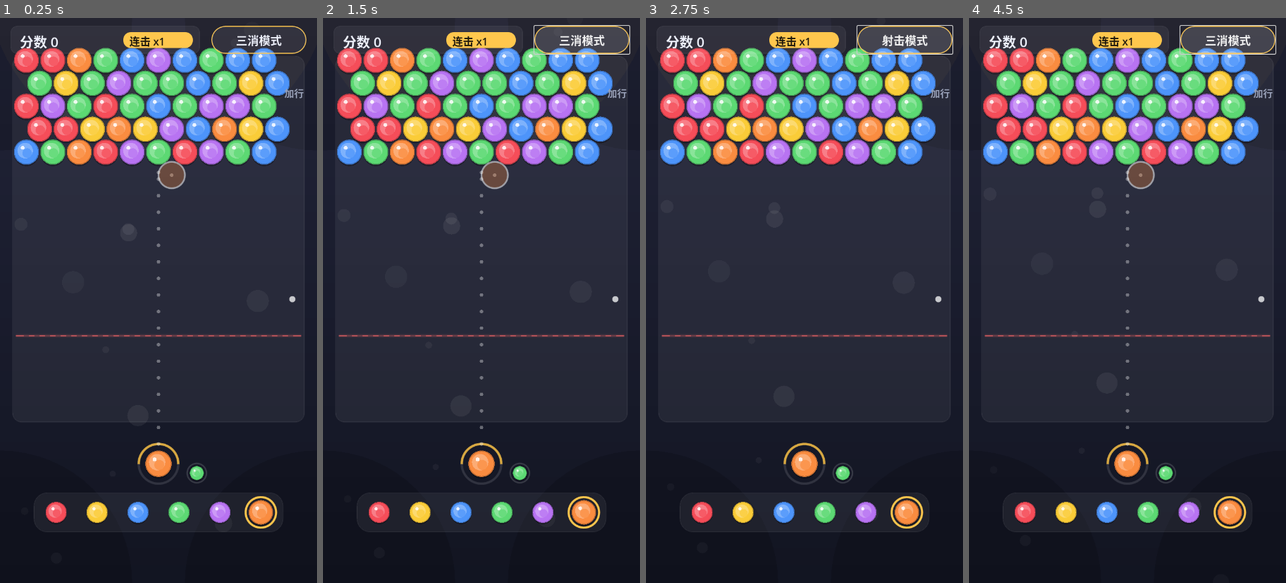
Above: before the commit, frames 1-4 (left to right).
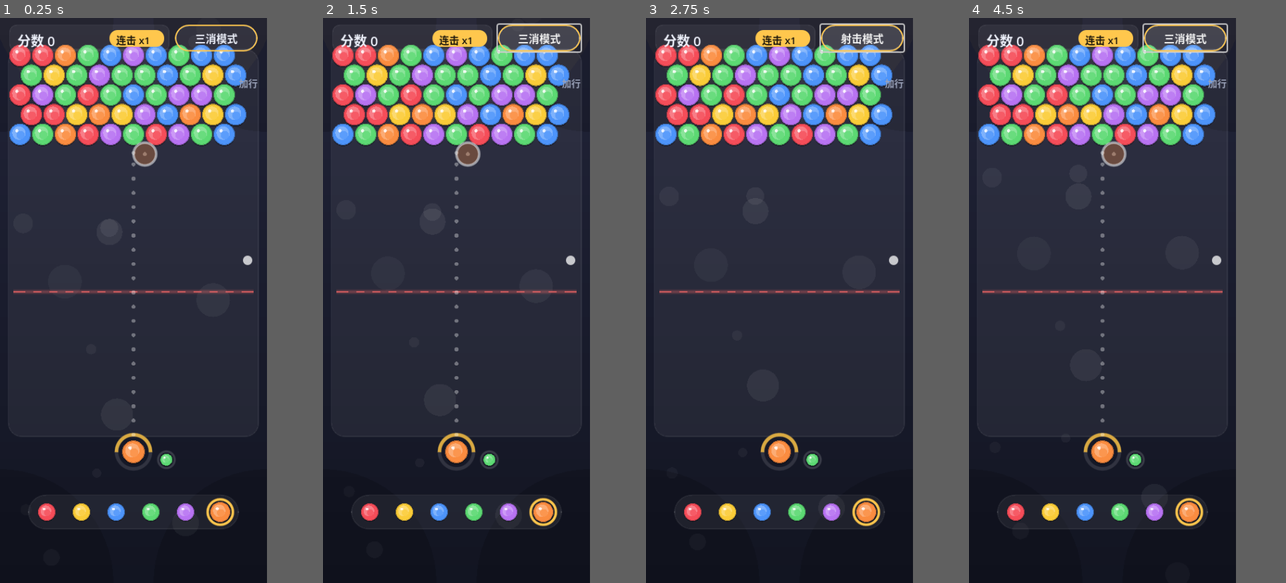
Above: after the commit, the same moments.

Repository: chenpeigen2/WeiXi
Game: Godot game, scene res://src/scenes/main.tscn
Same seed, same stepped clock (60 frames per second), same inputs: the game is played once before the commit and once after it.
Inputs:
- Up to frame 1 (0.25 s): no input
- Up to frame 2 (1.5 s): click "三消模式" at 0.5 s; click "射击模式" at 1.25 s
- Up to frame 3 (2.75 s): click "三消模式" at 2 s
- Up to frame 4 (4.5 s): click "射击模式" at 2.75 s; click "三消模式" at 3.5 s; click "射击模式" at 4.25 s
In our replay, the window is 450x800 before the commit and 379x800 after it. These sizes can differ from the game's own. Grey fills any space a smaller window leaves; there, only what the larger window draws over its background counts as a difference.

The runs differ from the first frame. In frame 1, 29% of the frame differs, in the area x 2-97%, y 1-91%; in frame 2, 29%, in the area x 2-98%, y 0-91%; in frame 3, 29%; in frame 4, 29%.

Commit message:
feat: 手机尺寸界面(400x844) + 顶部隐藏行永久裁剪
- 界面改为 iPhone 逻辑尺寸 400x844, 球半径17, 各组件重排
- board.trim_top_to: 超 MAX_ROWS(17) 时顶行连同球永久移除,
  其余行上移且视觉列保持(错排奇偶换算), TDD测试先行
- 续行/滑杆加行后自动裁剪, 底线同步; 相机容量与MAX_ROWS交叉锁定
- 63测试全绿

Diff:
--- a/project.godot
+++ b/project.godot
@@ -16,8 +16,8 @@
 
 [display]
 
-window/size/viewport_width=720
-window/size/viewport_height=1280
+window/size/viewport_width=400
+window/size/viewport_height=844
 
 [rendering]
 
--- a/src/logic/board.gd
+++ b/src/logic/board.gd
@@ -75,6 +75,22 @@
 		added += EXTEND_CHUNK
 	rows += added
 	return added
+
+
+## 裁剪：总行数超过 max_rows 时，顶部超出的行连同球永久移除，
+## 其余行整体上移（视觉列保持），返回裁掉的行数。
+func trim_top_to(max_rows: int) -> int:
+	var extra := rows - max_rows
+	if extra <= 0:
+		return 0
+	var new_cells := {}
+	for c in cells:
+		if c.y >= extra:
+			var col: int = c.x - HexGrid.q_min(c.y)
+			new_cells[Vector2i(col + HexGrid.q_min(c.y - extra), c.y - extra)] = cells[c]
+	cells = new_cells
+	rows -= extra
+	return extra
 
 
 ## 从 start 出发的相连同色球（含自身）
--- a/src/logic/game.gd
+++ b/src/logic/game.gd
@@ -10,10 +10,11 @@
 
 const WIDTH := 10
 const INITIAL_ROWS := 12
+const MAX_ROWS := 17 # 超过即裁剪顶行（与相机可见容量一致，测试锁定）
 const REFILL_ROWS := 5
 const COLOR_COUNT := 6
 const HINT_THRESHOLD := 10
-const BALL_RADIUS := 30.0
+const BALL_RADIUS := 17.0
 
 var board: RefCounted
 var scorer: RefCounted
@@ -45,10 +46,11 @@
 	current_color = c
 
 
-## 作弊2：行数滑杆，主动向下加 n 行空位
+## 作弊2：行数滑杆，主动向下加 n 行空位（超出上限裁顶行）
 func add_rows(n: int) -> void:
 	board.extend_rows(n)
 	deadline_row += n
+	deadline_row -= board.trim_top_to(MAX_ROWS)
 
 
 ## 射击模式：球吸附到 cell 后的完整结算
@@ -98,3 +100,4 @@
 		board.refill_top(REFILL_ROWS, rng, COLOR_COUNT)
 		mode = Mode.SHOOT
 	deadline_row += board.ensure_space(deadline_row)
+	deadline_row -= board.trim_top_to(MAX_ROWS)
--- a/src/ui/background.gd
+++ b/src/ui/background.gd
@@ -41,8 +41,8 @@
 	# 四角压暗
 	var vignette := Color(0, 0, 0, 0.16)
 	for corner in [Vector2.ZERO, Vector2(Ui.SCREEN_W, 0), Vector2(0, Ui.SCREEN_H), Vector2(Ui.SCREEN_W, Ui.SCREEN_H)]:
-		draw_circle(corner, 300, vignette)
+		draw_circle(corner, 170, vignette)
 	# 顶部微光
 	var glow := Ui.ACCENT
 	glow.a = 0.035
-	draw_circle(Vector2(Ui.SCREEN_W * 0.5, -90), 390, glow)
+	draw_circle(Vector2(Ui.SCREEN_W * 0.5, -60), 220, glow)
--- a/src/ui/color_picker.gd
+++ b/src/ui/color_picker.gd
@@ -34,11 +34,11 @@
 
 
 func _draw() -> void:
-	var rect := Rect2(pos_of(0) - Vector2(51, 45), Vector2(Ui.PICKER_DX * 5 + 102, 90))
+	var rect := Rect2(pos_of(0) - Vector2(28, 26), Vector2(Ui.PICKER_DX * 5 + 56, 52))
 	draw_style_box(_panel, rect)
 	for i in range(Ui.BALL_COLORS.size()):
 		var p := pos_of(i)
 		var r := Ui.PICKER_R * (1.15 if i == current else 1.0)
 		BallDraw.draw_ball(self, p, r, Ui.BALL_COLORS[i])
 		if i == current:
-			draw_arc(p, r + 7, 0, TAU, 40, Ui.ACCENT, 3.5, true)
+			draw_arc(p, r + 4, 0, TAU, 40, Ui.ACCENT, 2.5, true)
--- a/src/ui/fx_layer.gd
+++ b/src/ui/fx_layer.gd
@@ -3,7 +3,7 @@
 
 const POP_DUR := 0.30
 const DROP_DUR := 0.50
-const DROP_GRAVITY := 4200.0
+const DROP_GRAVITY := 2400.0
 
 var _effects: Array[Dictionary] = []
 
--- a/src/ui/mode_button.gd
+++ b/src/ui/mode_button.gd
@@ -8,16 +8,16 @@
 
 
 func _ready() -> void:
-	position = Vector2(480, 18)
-	size = Vector2(216, 63)
-	add_theme_font_size_override("font_size", 26)
+	position = Vector2(262, 10)
+	size = Vector2(124, 40)
+	add_theme_font_size_override("font_size", 16)
 	add_theme_color_override("font_color", Ui.TEXT_MAIN)
 
 	var normal := StyleBoxFlat.new()
 	normal.bg_color = Color(1, 1, 1, 0.07)
 	normal.border_color = Ui.ACCENT
 	normal.set_border_width_all(2)
-	normal.set_corner_radius_all(31)
+	normal.set_corner_radius_all(20)
 	add_theme_stylebox_override("normal", normal)
 
 	var hover := normal.duplicate()
--- a/src/ui/row_slider.gd
+++ b/src/ui/row_slider.gd
@@ -9,13 +9,13 @@
 
 
 func _ready() -> void:
-	position = Vector2(640, 195)
-	size = Vector2(66, 450)
+	position = Vector2(356, 110)
+	size = Vector2(40, 260)
 
 	var label := Label.new()
 	label.text = "加行"
-	label.position = Vector2(6, -42)
-	label.add_theme_font_size_override("font_size", 22)
+	label.position = Vector2(2, -24)
+	label.add_theme_font_size_override("font_size", 14)
 	label.add_theme_color_override("font_color", Ui.TEXT_DIM)
 	add_child(label)
 
@@ -24,7 +24,7 @@
 	slider.max_value = 5
 	slider.step = 1
 	slider.value = 1
-	slider.size = Vector2(48, 450)
+	slider.size = Vector2(30, 260)
 
 	var bar := StyleBoxFlat.new()
 	bar.bg_color = Color(1, 1, 1, 0.10)
@@ -33,7 +33,7 @@
 
 	var grab := StyleBoxFlat.new()
 	grab.bg_color = Ui.ACCENT
-	grab.set_corner_radius_all(10)
+	grab.set_corner_radius_all(7)
 	slider.add_theme_stylebox_override("grabber_area", grab)
 	slider.add_theme_stylebox_override("grabber_area_highlight", grab)
 
--- a/src/ui/score_panel.gd
+++ b/src/ui/score_panel.gd
@@ -12,29 +12,29 @@
 
 
 func _ready() -> void:
-	position = Vector2(24, 18)
-	size = Vector2(430, 63)
+	position = Vector2(14, 10)
+	size = Vector2(240, 40)
 	custom_minimum_size = size
 
 	_panel = StyleBoxFlat.new()
 	_panel.bg_color = Ui.PANEL
 	_panel.border_color = Ui.PANEL_STROKE
 	_panel.set_border_width_all(1)
-	_panel.set_corner_radius_all(14)
+	_panel.set_corner_radius_all(10)
 
 	_pill = StyleBoxFlat.new()
 	_pill.bg_color = Ui.ACCENT
-	_pill.set_corner_radius_all(17)
+	_pill.set_corner_radius_all(12)
 
 	_score_label = Label.new()
-	_score_label.position = Vector2(21, 12)
-	_score_label.add_theme_font_size_override("font_size", 31)
+	_score_label.position = Vector2(12, 8)
+	_score_label.add_theme_font_size_override("font_size", 20)
 	_score_label.add_theme_color_override("font_color", Ui.TEXT_MAIN)
 	add_child(_score_label)
 
 	_combo_label = Label.new()
-	_combo_label.position = Vector2(270, 16)
-	_combo_label.add_theme_font_size_override("font_size", 24)
+	_combo_label.position = Vector2(160, 11)
+	_combo_label.add_theme_font_size_override("font_size", 15)
 	_combo_label.add_theme_color_override("font_color", Color(0.12, 0.10, 0.05))
 	add_child(_combo_label)
 
@@ -48,4 +48,4 @@
 
 func _draw() -> void:
 	draw_style_box(_panel, Rect2(Vector2.ZERO, size))
-	draw_style_box(_pill, Rect2(Vector2(256, 14), Vector2(158, 36)))
+	draw_style_box(_pill, Rect2(Vector2(150, 8), Vector2(82, 25)))
--- a/src/ui/shooter.gd
+++ b/src/ui/shooter.gd
@@ -6,7 +6,7 @@
 const FlightPath = preload("res://src/ui/flight_path.gd")
 const Game = preload("res://src/logic/game.gd")
 
-const FLY_SPEED := 2400.0 # 像素/秒
+const FLY_SPEED := 1500.0 # 像素/秒
 const FLY_MIN := 0.08
 const FLY_MAX := 0.45
 
@@ -80,7 +80,7 @@
 	# 弹道预测：点流 + 落点幽灵球
 	if game.mode == Game.Mode.SHOOT and _flight.is_empty():
 		for pt in _preview_points:
-			draw_circle(pt, 4.0, Color(1, 1, 1, 0.35))
+			draw_circle(pt, 3.0, Color(1, 1, 1, 0.35))
 		if not _preview_points.is_empty():
 			var ghost := Ui.BALL_COLORS[_preview_color]
 			ghost.a = 0.30
--- a/src/ui/theme.gd
+++ b/src/ui/theme.gd
@@ -24,14 +24,14 @@
 const DEADLINE := Color(0.95, 0.40, 0.40, 0.75)
 const SELECTION := Color(1, 1, 1, 0.95)
 
-# ---- 布局（720x1280，球半径30） ----
-const SCREEN_W := 720.0
-const SCREEN_H := 1280.0
-const BOARD_TOP := 96.0 # 棋盘顶部（给分数条让位）
-const BOARD_AREA_H := 810.0 # 棋盘可见高度，超出整体缩放
-const BOARD_MARGIN_X := 36.0
-const SHOOTER_POS := Vector2(360, 1010)
-const PICKER_CENTER := Vector2(360, 1120)
-const PICKER_DX := 93.0
-const PICKER_R := 24.0
-const PICKER_HIT_R := 33.0
+# ---- 布局（400x844 手机尺寸，球半径17） ----
+const SCREEN_W := 400.0
+const SCREEN_H := 844.0
+const BOARD_TOP := 56.0 # 棋盘顶部（给分数条让位）
+const BOARD_AREA_H := 560.0 # 棋盘可见高度，超出上滑隐藏并裁剪
+const BOARD_MARGIN_X := 20.0
+const SHOOTER_POS := Vector2(200, 648)
+const PICKER_CENTER := Vector2(200, 738)
+const PICKER_DX := 52.0
+const PICKER_R := 13.0
+const PICKER_HIT_R := 19.0
--- /dev/null
+++ b/tests/test_board_trim.gd
@@ -0,0 +1,24 @@
+extends "res://tests/test_case.gd"
+
+const Board = preload("res://src/logic/board.gd")
+
+
+func test_trim_top_shifts_up_preserving_columns() -> void:
+	var b := Board.new(10, 15)
+	b.set_ball(Vector2i(0, 0), 1) # 顶行，将被永久移除
+	b.set_ball(Vector2i(0, 3), 2) # col = 0 - q_min(3) = 1
+	b.set_ball(Vector2i(0, 4), 3) # col = 0 - q_min(4) = 2
+	assert_eq(b.trim_top_to(12), 3, "裁掉3行")
+	assert_eq(b.rows, 12)
+	assert_eq(b.ball_count(), 2, "顶行球永久消失")
+	# 列保持：原(0,3)col=1 → r=0,q=1；原(0,4)col=2 → r=1,q=2+q_min(1)=2
+	assert_eq(b.get_color(Vector2i(1, 0)), 2)
+	assert_eq(b.get_color(Vector2i(2, 1)), 3)
+
+
+func test_trim_noop_when_fits() -> void:
+	var b := Board.new(10, 12)
+	b.set_ball(Vector2i(0, 0), 1)
+	assert_eq(b.trim_top_to(12), 0, "装得下不裁")
+	assert_eq(b.rows, 12)
+	assert_true(b.has_ball(Vector2i(0, 0)))
--- a/tests/test_game.gd
+++ b/tests/test_game.gd
@@ -42,9 +42,28 @@
 
 func test_cheat_add_rows_extends_board_and_deadline() -> void:
 	var g := Game.new(1)
-	g.add_rows(4) # 作弊2: 行数滑杆
+	g.add_rows(4) # 作弊2: 行数滑杆, 12+4=16 ≤ 17 不裁剪
 	assert_eq(g.board.rows, 16, "盘+4行")
 	assert_eq(g.deadline_row, 15, "底线同步下移")
+
+
+func test_add_rows_beyond_max_trims_top() -> void:
+	var g := Game.new(1)
+	g.add_rows(10) # 12+10=22 > MAX_ROWS(17) → 裁5行
+	assert_eq(g.board.rows, Game.MAX_ROWS, "超过上限裁到 MAX_ROWS")
+	assert_eq(g.deadline_row, 11 + 10 - 5, "底线=11+加行-裁剪")
+
+
+func test_trimmed_balls_vanish_and_rest_stay_anchored() -> void:
+	var g := Game.new(1)
+	g.board = Board.new(10, 12)
+	g.deadline_row = 11
+	g.board.set_ball(Vector2i(0, 0), 1) # 顶行, 将被永久移除
+	g.board.set_ball(Vector2i(0, 6), 2) # 在裁剪线之下, 幸存并上移
+	g.add_rows(10) # 12+10=22 > MAX_ROWS(17) → 裁5行
+	assert_eq(g.board.ball_count(), 1, "顶行球永久消失")
+	# 原(0,6) col=3 → 裁5行后 r=1, q=3+q_min(1)=3
+	assert_eq(g.board.get_color(Vector2i(3, 1)), 2, "幸存球上移且列保持")
 
 
 func test_attach_at_deadline_auto_extends() -> void:
@@ -52,9 +71,12 @@
 	g.board = Board.new(10, 12)
 	g.board.set_ball(Vector2i(5, 0), 3)
 	g.set_current_color(1)
-	g.attach_ball(Vector2i(0, 11)) # 落点碰到底线
+	g.attach_ball(Vector2i(0, 11)) # 落点碰到底线, 12+3=15 ≤17 不裁
 	assert_eq(g.board.rows, 15, "自动续3行")
 	assert_eq(g.deadline_row, 14, "底线随之下移")
+
+
+
 
 
 func test_swap_clear_all_refills_and_returns_shoot_mode() -> void:
--- a/tests/test_ui_camera.gd
+++ b/tests/test_ui_camera.gd
@@ -1,27 +1,35 @@
 extends "res://tests/test_case.gd"
 
 const BoardCamera = preload("res://src/ui/board_camera.gd")
+const Game = preload("res://src/logic/game.gd")
 
-const RH := 31.1769 # sqrt(3) * 18
+const RH := 29.4449 # sqrt(3) * 17（手机尺寸球半径17的行高）
 
 
 func test_scale_always_one_no_shrink() -> void:
-	assert_eq(BoardCamera.scale_for(12, RH, 36.0), 1.0, "12行不缩放")
-	assert_eq(BoardCamera.scale_for(30, RH, 36.0), 1.0, "30行也不缩放, 球大小恒定")
+	assert_eq(BoardCamera.scale_for(12, RH, 34.0), 1.0, "12行不缩放")
+	assert_eq(BoardCamera.scale_for(30, RH, 34.0), 1.0, "30行也不缩放, 球大小恒定")
 
 
 func test_origin_top_aligned_when_fits() -> void:
-	# 12行总高 12*31.1769+36 ≈ 410 < 810 → 顶对齐, x 居中 (720-600)/2=60
-	assert_vec_near(BoardCamera.origin_for(12, RH, 36.0, 600.0), Vector2(60, 96))
+	# 12行总高 12*29.4449+34 ≈ 387 < 560 → 顶对齐, x 居中 (400-340)/2=30
+	assert_vec_near(BoardCamera.origin_for(12, RH, 34.0, 340.0), Vector2(30, 56))
 
 
 func test_origin_slides_up_when_tall() -> void:
-	# 30行总高 30*31.1769+36 ≈ 971.3, 超出810的部分上滑隐藏
-	var o := BoardCamera.origin_for(30, RH, 36.0, 600.0)
-	assert_vec_near(o, Vector2(60, 96.0 - (30.0 * RH + 36.0 - 810.0)), "顶部溢出上滑")
+	# 20行总高 20*29.4449+34 ≈ 622.9, 超出560的部分上滑
+	var o := BoardCamera.origin_for(20, RH, 34.0, 340.0)
+	assert_vec_near(o, Vector2(30, 56.0 - (20.0 * RH + 34.0 - 560.0)), "顶部溢出上滑")
 
 
 func test_screen_board_roundtrip() -> void:
-	var o := BoardCamera.origin_for(30, RH, 36.0, 600.0)
+	var o := BoardCamera.origin_for(20, RH, 34.0, 340.0)
 	var p := Vector2(123, 456)
 	assert_vec_near(BoardCamera.to_screen(BoardCamera.to_board(p, 1.0, o), 1.0, o), p, "往返一致")
+
+
+func test_max_rows_matches_camera_capacity() -> void:
+	# 棋盘行数上限与相机可见容量必须一致：MAX_ROWS 装得下，+1 装不下
+	var m: int = Game.MAX_ROWS
+	assert_true(m * RH + 34.0 <= 560.0, "MAX_ROWS 行必须装得进可见区")
+	assert_true((m + 1) * RH + 34.0 > 560.0, "MAX_ROWS+1 行必须装不下")
